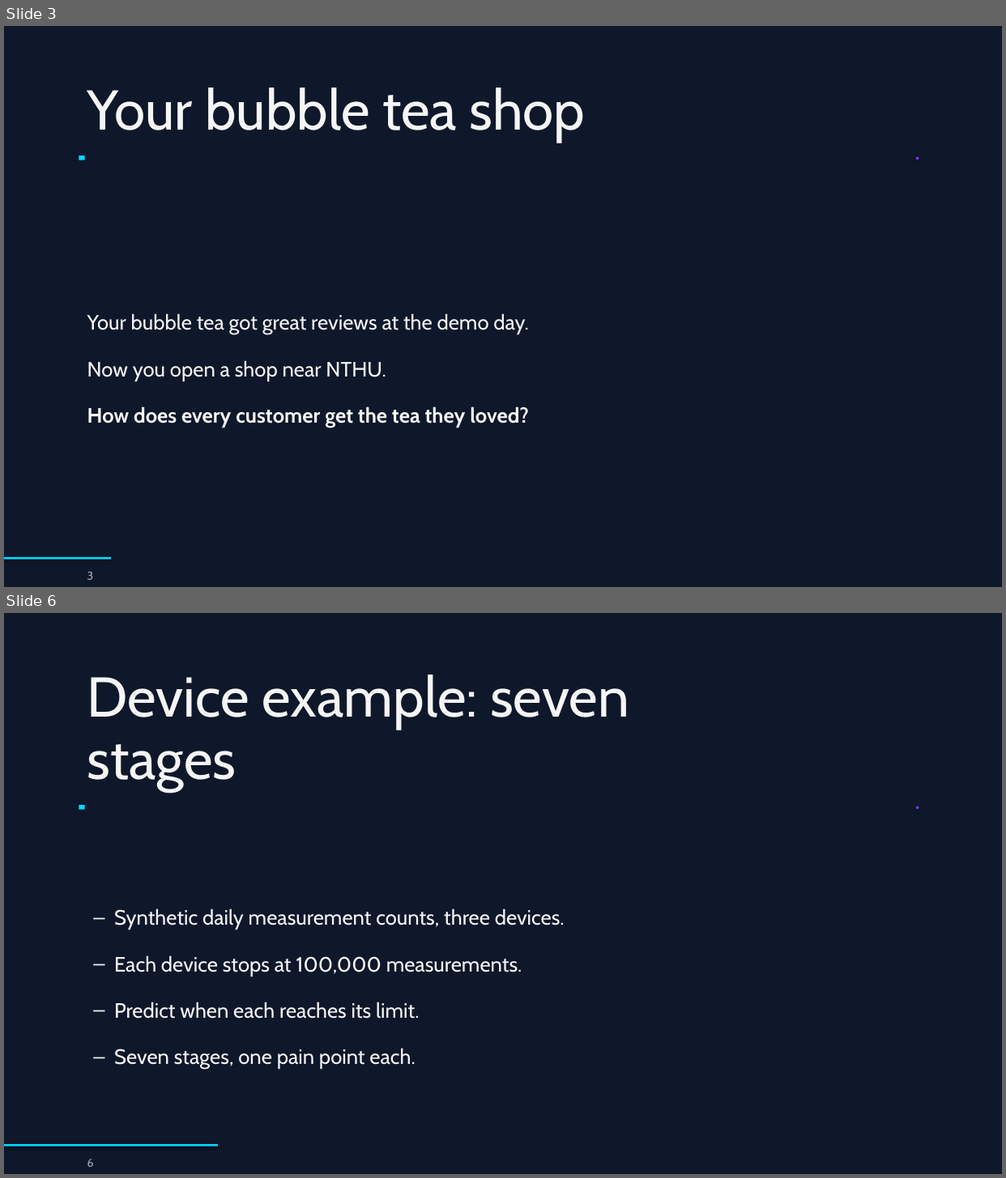
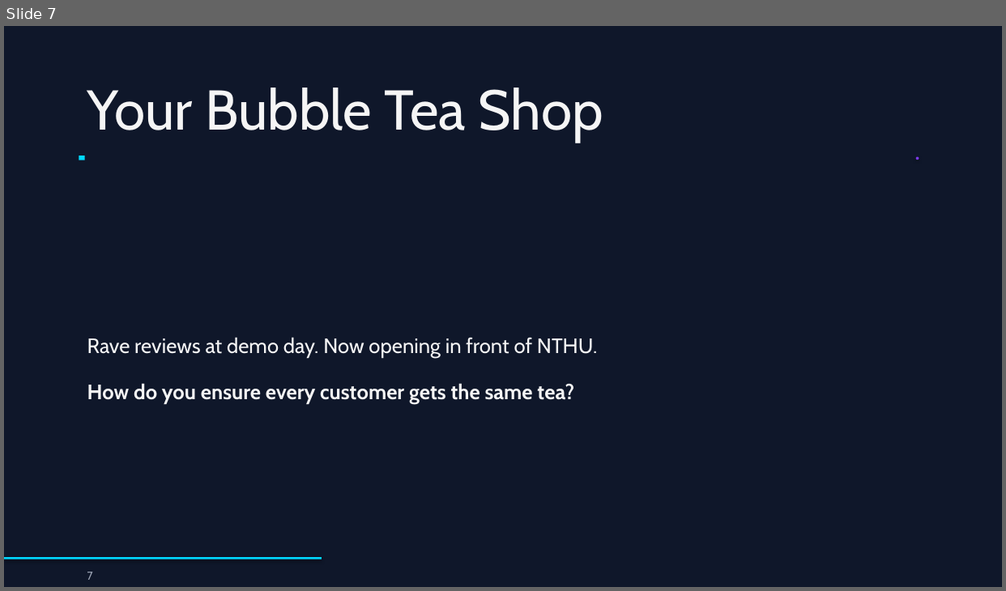
Before and after one commit to drweihungpan-lab/3R-teaching, a slide deck: materials/slides/session-1.pptx. Shown one above the other, each under a label of ours: slides 3 and 6 before the commit, slide 7 after it; the slides between them are not shown. The pictures are 1006x1178 and 1006x591 pixels, drawn with LibreOffice and Linux fonts; fonts in the diff are those of the drawing. Boxes give left, top, right and bottom in pixels: in the first picture for what was removed or moved away, otherwise in the second. Text is boxed around its words. In the diff, an @@ line names an element or a change of style, - is before the commit and + after.

```diff
--- a/materials/slides/session-1.pptx
+++ b/materials/slides/session-1.pptx
@@ slide 6 removed at <box>4,613,1002,1174</box>, background #0F172A @@
@@ text removed at <box>87,675,629,791</box> @@
-Device example: seven
-stages
@@ rectangle removed at <box>79,806,85,810</box> @@
@@ ellipse removed at <box>916,806,918,809</box> @@
@@ text removed at <box>114,909,565,930</box> @@
-– Synthetic daily measurement counts, three devices.
@@ text removed at <box>114,956,522,976</box> @@
-– Each device stops at 100,000 measurements.
@@ text removed at <box>114,1002,419,1019</box> @@
-– Predict when each reaches its limit.
@@ text removed at <box>114,1048,415,1069</box> @@
-– Seven stages, one pain point each.
@@ rectangle removed at <box>4,1144,218,1147</box> @@
@@ text removed at <box>87,1159,94,1167</box> @@
-6
@@ what was slide 3 is now slide 7 @@
@@ slide 7 changed as well @@
@@ text at <box>87,88,603,142</box>: text changed @@
-Your bubble tea shop
+Your Bubble Tea Shop
@@ text at <box>87,337,597,358</box>: text changed @@
-Your bubble tea got great reviews at the demo day.
+Rave reviews at demo day. Now opening in front of NTHU.
@@ text at <box>87,383,574,404</box>: text changed; bold on @@
-Now you open a shop near NTHU.
+How do you ensure every customer gets the same tea?
@@ text removed at <box>87,407,529,428</box> @@
-How does every customer get the tea they loved?
@@ rectangle: place and size @@
-rectangle at <box>4,557,111,560</box>
+rectangle at <box>4,557,322,560</box>
@@ text at <box>87,572,93,580</box>: text changed @@
-3
+7
```
Also in this commit, not shown: 1 other slide changed, 25 slides added, 25 other slides removed, 1 other file.
